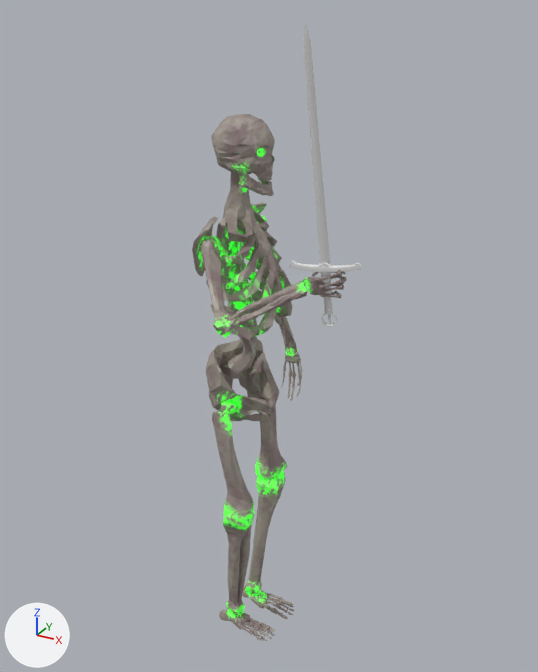
An edit to the Blender file models/actors/skeleton/skeleton_player.blend, drawn before and after from the same camera.
Camera for both pictures: a camera (50 mm lens) standing at (1.11, -1.86, 2.09) and looking at (0.08, 0.01, 1.15). The lights are fixed; the arrows at lower left show +X, +Y and +Z.

Objects in the first picture: 'Index1.R', 'Little1.R', 'LowerArm.R', 'LowerLeg.L', 'LowerLeg.R', 'Middle1.R', 'Pelvis', 'Ring1.R', 'Skull', 'Spine', 'Thumb1.R', 'UpperArm.R', 'UpperLeg.L', 'UpperLeg.R', 'Wrist.R', 'sword.001'.
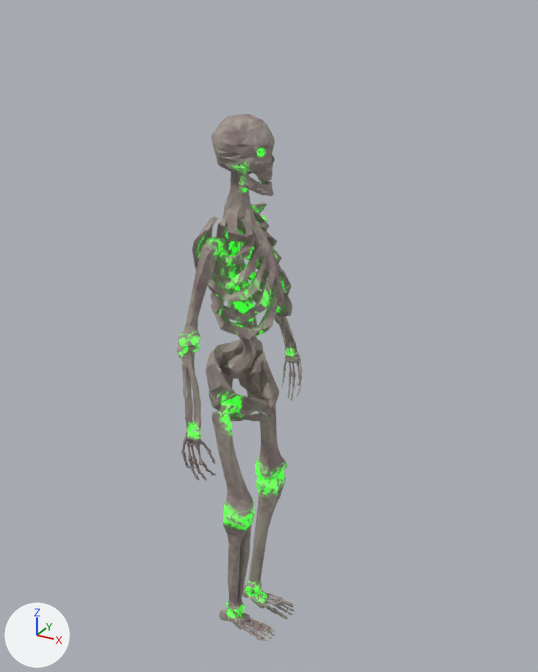
Changed parts and their boxes (x1, y1, x2, y2) in the pictures (538 x 672 px):
'sword.001', no longer drawn: before (289, 22, 362, 327)
'UpperArm.R', moved, turned: before (201, 236, 236, 336); after (178, 237, 224, 347)
'LowerArm.R', moved, turned: before (220, 279, 308, 338); after (177, 343, 201, 431)
'Wrist.R', moved, turned: before (304, 277, 326, 295); after (185, 431, 201, 445)
'Index1.R', moved, turned: before (317, 270, 342, 284); after (194, 444, 205, 465)
'Middle1.R', moved, turned: before (319, 278, 345, 290); after (189, 443, 197, 463)
'Ring1.R', moved, turned: before (321, 284, 344, 294); after (186, 442, 192, 460)
'Little1.R', moved, turned: before (321, 293, 341, 298); after (181, 438, 187, 455)
'Thumb1.R', moved, turned: before (312, 272, 319, 277); after (200, 440, 211, 453)
'Ring2.R', moved, turned: before (334, 284, 344, 286); after (189, 460, 195, 470)

The edits, one by one:
Object 'LowerArm.R' (ob_lowerarm_r) moves from (1.269, 0.051, 1.233) to (-0.345, -0.154, 0.031).
Object 'LowerArm.R' (ob_lowerarm_r) turns from (76, -136, -57) to (-0.1, 0.5, 1.5) degrees about x, y and z.
Object 'UpperArm.R' (ob_upperarm_r) moves from (0.9, -0.418, 0.355) to (-0.016, -0.002, 0.0).
Object 'UpperArm.R' (ob_upperarm_r) turns from (-30, -33, 22) to (-0.1, 0.5, 1.5) degrees about x, y and z.
Object 'Index1.R' (ob_index1_r) moves from (1.169, 0.248, 1.709) to (-0.005, -0.013, -0.004).
Object 'Index1.R' (ob_index1_r) turns from (-41, -108, 53) to (-0.8, 0.3, -0) degrees about x, y and z.
Object 'Little1.R' (ob_little1_r) moves from (1.169, 0.248, 1.709) to (-0.005, -0.013, -0.004).
Object 'Little1.R' (ob_little1_r) turns from (-41, -108, 53) to (-0.8, 0.3, -0) degrees about x, y and z.
Object 'Middle1.R' (ob_middle1_r) moves from (1.169, 0.248, 1.709) to (-0.005, -0.013, -0.004).
Object 'Middle1.R' (ob_middle1_r) turns from (-41, -108, 53) to (-0.8, 0.3, -0) degrees about x, y and z.
Object 'Ring1.R' (ob_ring1_r) moves from (1.169, 0.248, 1.709) to (-0.005, -0.013, -0.004).
Object 'Ring1.R' (ob_ring1_r) turns from (-41, -108, 53) to (-0.8, 0.3, -0) degrees about x, y and z.
Object 'Ring2.R' (ob_ring2_r) moves from (-0.384, 0.167, 1.215) to (0.011, -0.011, -0.004).
Object 'Ring2.R' (ob_ring2_r) turns from (112, -112, 24) to (-0.7, -0.2, -1.5) degrees about x, y and z.
Object 'Thumb1.R' (ob_thumb1_r) moves from (1.068, 0.35, 1.792) to (-0.005, -0.013, -0.004).
Object 'Thumb1.R' (ob_thumb1_r) turns from (48, -154, -39) to (-0.8, 0.3, -0) degrees about x, y and z.
Object 'Wrist.R' (ob_wrist_r) moves from (1.157, 0.248, 1.744) to (0.03, -0.002, 0.0).
Object 'Wrist.R' (ob_wrist_r) turns from (-54, -113, 68) to (-0.1, 0.6, -7) degrees about x, y and z.
Object 'sword.001' (ob_sword_001) moves from (0.375, -0.211, 1.409) to (0.003, -0.313, 0.891).
Object 'sword.001' (ob_sword_001) turns from (18, -102, 85) to (90, 0.8, 90) degrees about x, y and z.
